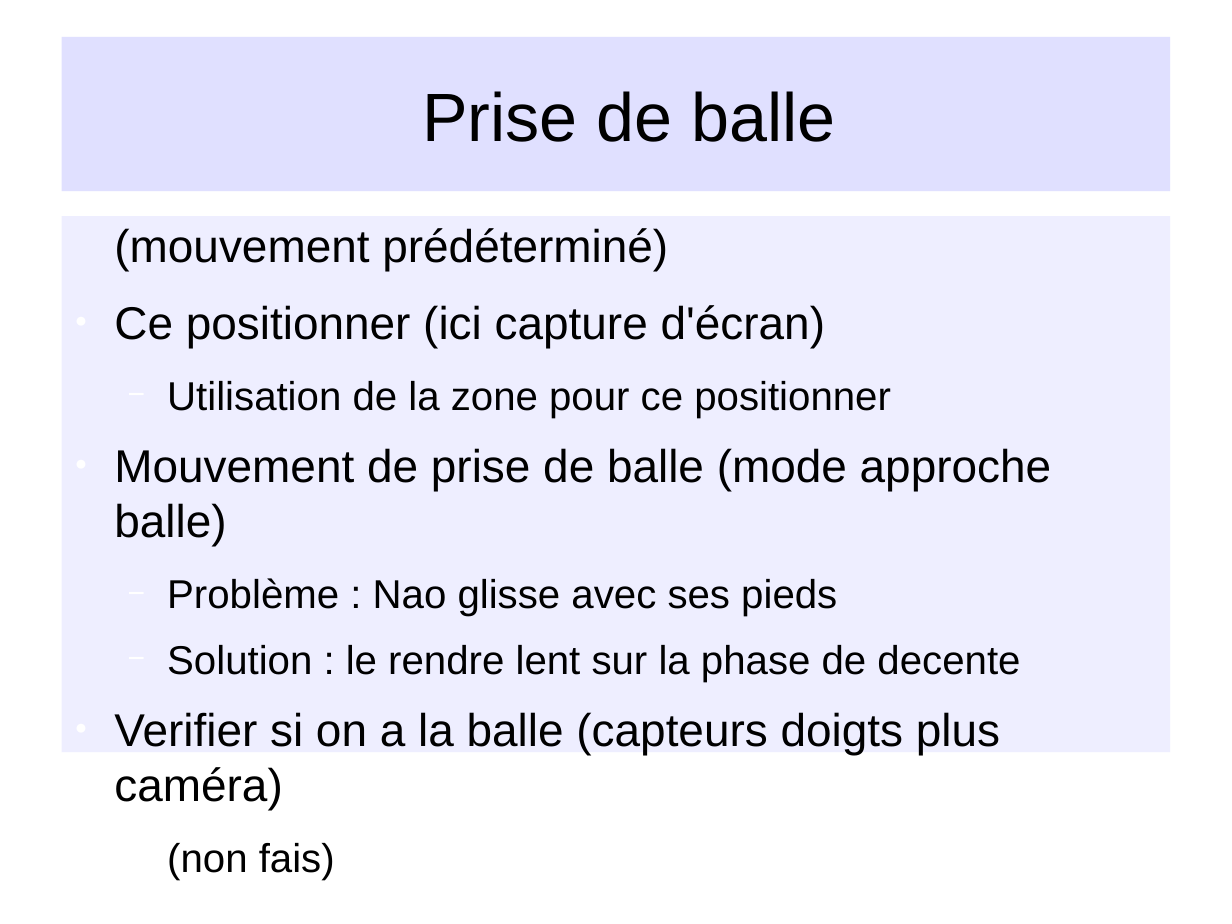
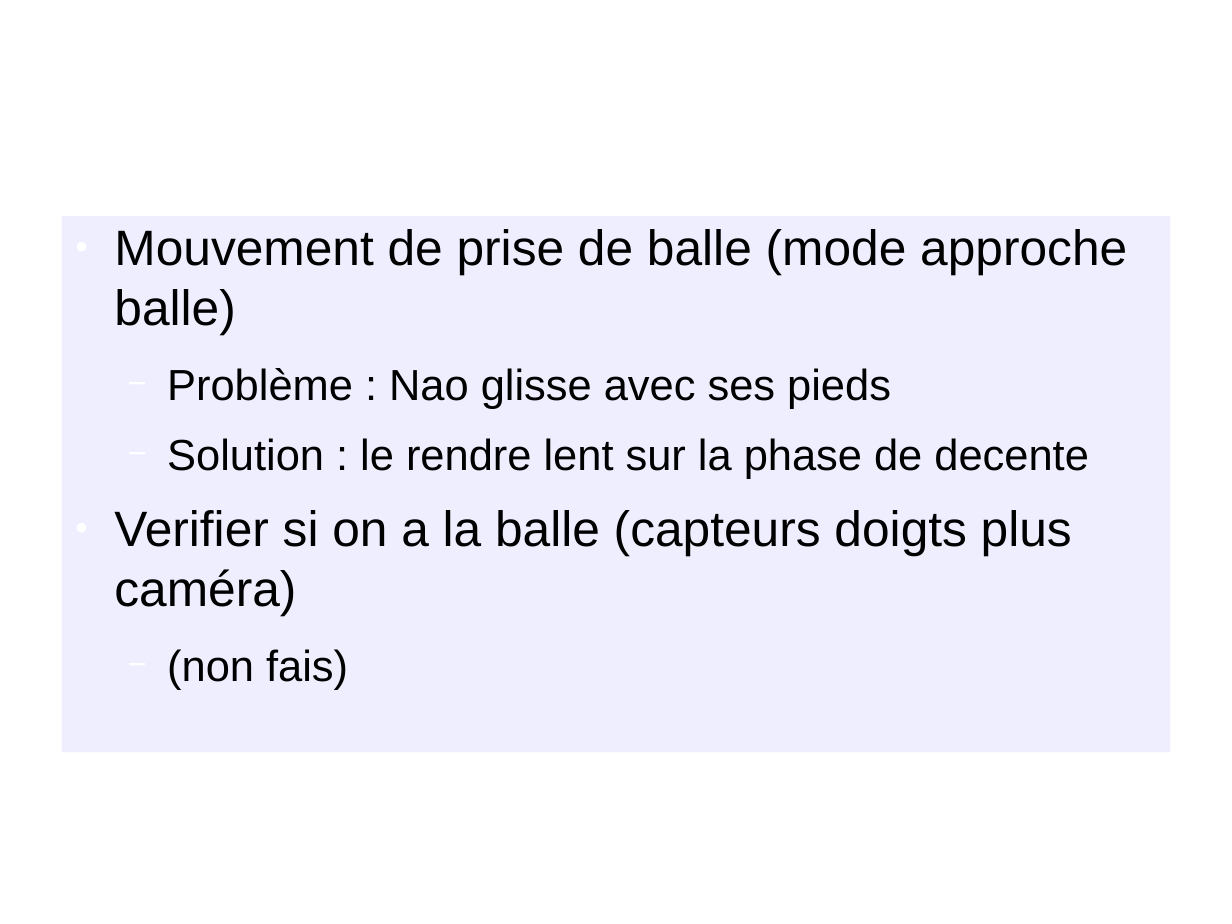
Before and after one commit to NesKaphe/nao-p7, a slide deck: slide 21 of documents/diaporama/diapo_nao.odp (slide 13 before the commit). Drawn at 1232x924 pixels with LibreOffice and Linux fonts; fonts in the diff are those of the drawing; background and template pictures are left out. Boxes give left, top, right and bottom in pixels: in the first picture for what was removed or moved away, otherwise in the second. Text is boxed around its words. In the diff, an @@ line names an element or a change of style, - is before the commit and + after.

```diff
--- a/documents/diaporama/diapo_nao.odp
+++ b/documents/diaporama/diapo_nao.odp
@@ title removed at [61,37,1171,191] @@
-Prise de balle
@@ text "Mouvement de prise de balle ..." at [61,216,1171,752]: size 29.6 to 32 pt in "Mouvement de prise de balle (mode approche ...", "Verifier si on a la balle (capteurs ..."; size 25.9 to 28 pt in "Problème : Nao glisse avec ses pieds", "Solution : le rendre lent sur la ...", "(non fais)" @@
@@ text at [114,228,891,418]: paragraphs removed @@
-(mouvement prédéterminé)
-● Ce positionner (ici capture d'écran)
-  − Utilisation de la zone pour ce positionner
```
Also in this commit, not shown: 5 other slides changed, 8 slides added, 13 other files.
